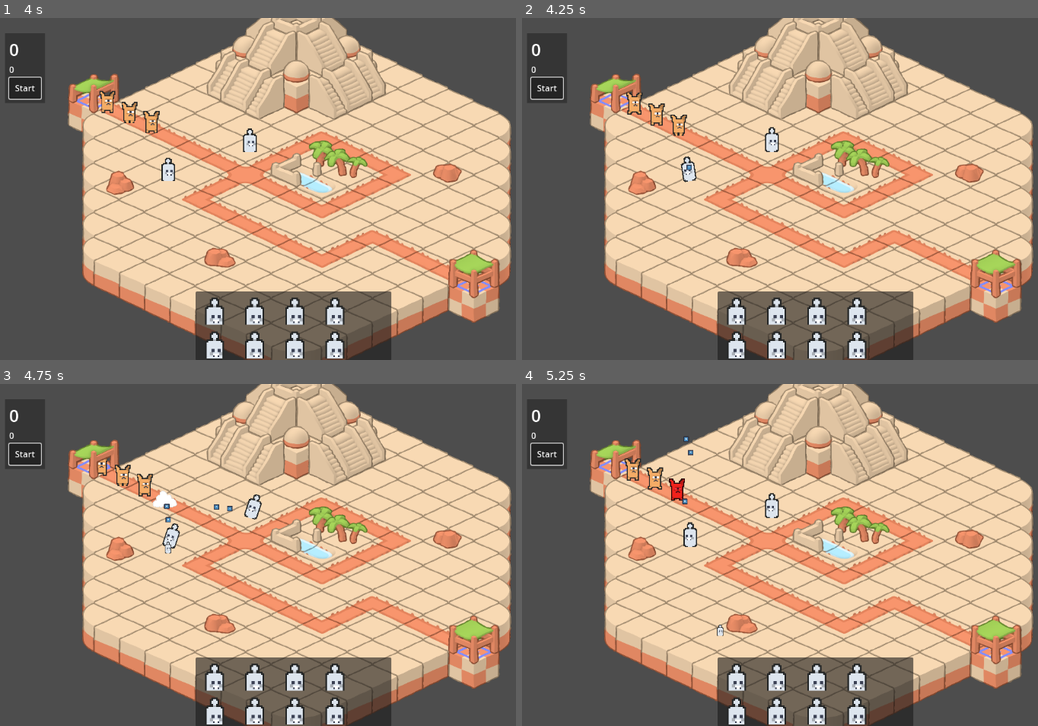
Above: before the commit, frames 1-4 (two rows, left to right).
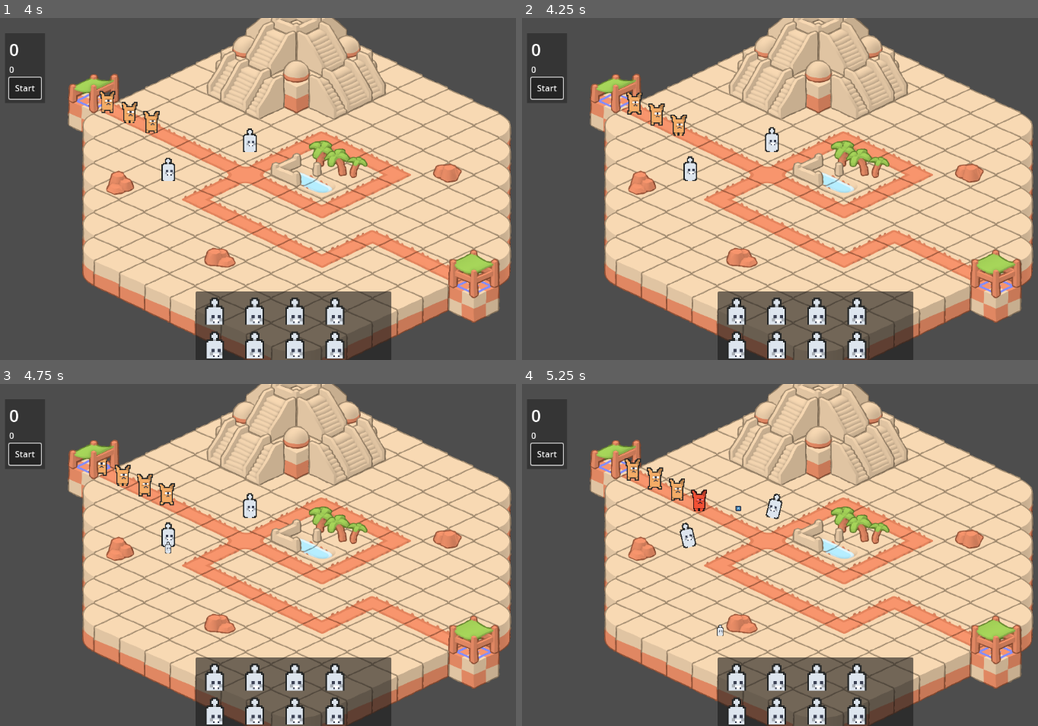
Above: after the commit, the same moments.

Repository: NJ140/brackeys-game-jam-2025.2
Game: Godot game, scene res://Levels/level.tscn
The game is run twice, just before and just after one commit, with the same random seed, the same clock (stepped at 60 frames per second) and the same inputs. The engine's default icon, where the game draws it, is replaced by a stand-in: a white triangle on a blue panel in a dark square.
Inputs (mouse positions are in pixels of both pictures, inside the frame that each line leads up to):
- Up to frame 1 (4 s): click "Start" at 0.5 s; click "Start" at 1.25 s; tap Enter (ui_accept) at 2 s; drag from (170, 171) to (113, 113) at 2.02 s; drag from (247, 141) to (129, 120) at 2.77 s; move the mouse to (294, 325) at 3.52 s; press the mouse at (294, 325) at 3.53 s; hold Right (ui_right) from 3.53 s (still down)
- Up to frame 2 (4.25 s): keep holding Right (ui_right)
- Up to frame 3 (4.75 s): release Right (ui_right) at 4.25 s; release the mouse at (294, 691) at 4.25 s; drag from (216, 674) to (170, 548) at 4.27 s
- Up to frame 4 (5.25 s): drag from (738, 708) to (687, 469) at 5.02 s

Frame 1 is identical in both runs. In frame 2, 0.1% of the frame differs, in the area x 30-34%, y 40-49%; in frame 3, 0.6%; in frame 4, 0.7%, in the area x 28-51%, y 15-49%.

Commit message:
Towers dropping

Diff:
--- a/Enemy/enemy.gd
+++ b/Enemy/enemy.gd
@@ -16,6 +16,7 @@
 @onready var attack_timer: Timer = %AttackTimer
 @onready var attack_range: Area2D = %AttackRange
 @onready var character_body: CharacterBody2D = $CharacterBody2D
+@onready var audio_stream_player: AudioStreamPlayer = %DamageSFX
 
 @export var max_health := 3
 @export var health:int= min(BASE_HEALTH,max_health)
@@ -71,6 +72,7 @@
 
 func take_damage(dmg:int):
 	health = max(health - dmg,0)
+	audio_stream_player.play()
 	if health <= 0:
 		EventBus.ENEMY.defeted.emit([self.unit_type,self.tags])
 		die()
--- a/Enemy/enemy.tscn
+++ b/Enemy/enemy.tscn
@@ -1,10 +1,11 @@
-[gd_scene load_steps=38 format=3 uid="uid://bf1c21jlowx3s"]
+[gd_scene load_steps=39 format=3 uid="uid://bf1c21jlowx3s"]
 
 [ext_resource type="Script" uid="uid://6uh2asruvlxv" path="res://Enemy/enemy.gd" id="1_7k104"]
 [ext_resource type="Script" uid="uid://da7krty4wyu42" path="res://Enemy/Enemy_body.gd" id="2_am0pq"]
 [ext_resource type="Texture2D" uid="uid://c8aa4qscrg6aj" path="res://Assets/3rd party/kenney_assets/characters/base_enemy_walk.png" id="2_px1sc"]
 [ext_resource type="Script" uid="uid://dumwnlgv7py7l" path="res://character_model.gd" id="3_eqilm"]
 [ext_resource type="Texture2D" uid="uid://co187hvt4w7st" path="res://Assets/3rd party/bdragon1727_particals/Free Smoke Fx  Pixel 07.png" id="5_m6jha"]
+[ext_resource type="AudioStream" uid="uid://dp55lgmv1fe2v" path="res://Julian/SFX/sfx_take_damage.mp3" id="6_m6jha"]
 
 [sub_resource type="CircleShape2D" id="CircleShape2D_px1sc"]
 radius = 75.0
@@ -398,6 +399,13 @@
 unique_name_in_owner = true
 autostart = true
 
+[node name="DamageSFX" type="AudioStreamPlayer" parent="."]
+unique_name_in_owner = true
+stream = ExtResource("6_m6jha")
+volume_db = -2.315
+pitch_scale = 0.64
+bus = &"SFX"
+
 [connection signal="on_damage" from="CharacterBody2D" to="." method="_on_character_body_2d_on_damage"]
 [connection signal="body_entered" from="CharacterBody2D/AttackRange" to="." method="_on_attack_range_body_entered"]
 [connection signal="timeout" from="CharacterBody2D/AttackTimer" to="." method="_on_attack_timer_timeout"]
--- /dev/null
+++ b/Julian/StreamPlayer.tscn
@@ -0,0 +1,9 @@
+[gd_scene load_steps=2 format=3 uid="uid://b87icyqquvp8n"]
+
+[ext_resource type="AudioStream" uid="uid://csbclaw1njlmr" path="res://Julian/jman_playlist.tres" id="1_bgaxy"]
+
+[node name="AudioStreamPlayer" type="AudioStreamPlayer"]
+stream = ExtResource("1_bgaxy")
+autoplay = true
+stream_paused = true
+bus = &"Music"
--- /dev/null
+++ b/Julian/jman_playlist.tres
@@ -0,0 +1,11 @@
+[gd_resource type="AudioStreamPlaylist" load_steps=4 format=3 uid="uid://csbclaw1njlmr"]
+
+[ext_resource type="AudioStream" uid="uid://5palfeu0n225" path="res://Julian/Music/theme_daytime_loop.mp3" id="1_krdyf"]
+[ext_resource type="AudioStream" uid="uid://cunldlhq85er0" path="res://Julian/Music/brackeys_game_jam_2025_song.mp3" id="2_ov7xj"]
+[ext_resource type="AudioStream" uid="uid://dcwedwx6agw3b" path="res://Julian/Music/theme_nighttime_loop.mp3" id="3_g8dp4"]
+
+[resource]
+stream_count = 3
+stream_0 = ExtResource("1_krdyf")
+stream_1 = ExtResource("2_ov7xj")
+stream_2 = ExtResource("3_g8dp4")
--- a/Kevin/pages/SkillNode.tscn
+++ b/Kevin/pages/SkillNode.tscn
@@ -1,6 +1,6 @@
 [gd_scene load_steps=2 format=3 uid="uid://dpqwcr6ja74bh"]
 
-[ext_resource type="Script" uid="uid://or0my45o4v0k" path="res://pages/SkillNode.gd" id="1_ekx2k"]
+[ext_resource type="Script" uid="uid://or0my45o4v0k" path="res://Kevin/pages/SkillNode.gd" id="1_ekx2k"]
 
 [node name="SkillNode" type="Button"]
 offset_right = 8.0
--- a/Kevin/pages/SkillsPage.tscn
+++ b/Kevin/pages/SkillsPage.tscn
@@ -1,6 +1,6 @@
 [gd_scene load_steps=2 format=3 uid="uid://bn11q3sklls0u"]
 
-[ext_resource type="Script" uid="uid://csm25bpdrhi4u" path="res://pages/SkillsPage.gd" id="1_uuq13"]
+[ext_resource type="Script" uid="uid://csm25bpdrhi4u" path="res://Kevin/pages/SkillsPage.gd" id="1_uuq13"]
 
 [node name="SkillsPage" type="Control"]
 layout_mode = 3
--- a/Levels/level.tscn
+++ b/Levels/level.tscn
@@ -6,10 +6,12 @@
 [ext_resource type="Texture2D" uid="uid://07u6jg45xofh" path="res://Assets/3rd party/kenney_assets/tiles/walls.png" id="4_ecu0b"]
 [ext_resource type="Texture2D" uid="uid://cyy0isfm61hkf" path="res://Assets/3rd party/kenney_assets/tiles/water_tiles.png" id="5_t2u7g"]
 [ext_resource type="Script" uid="uid://dhvfwm7eck47" path="res://Levels/enemy_path_2d.gd" id="6_8a2b0"]
+[ext_resource type="Script" uid="uid://b38oqgj30ajqf" path="res://Tower/towers.gd" id="6_eabcg"]
 [ext_resource type="PackedScene" uid="uid://c81rq7qh015ql" path="res://Tower/tower.tscn" id="6_ecu0b"]
 [ext_resource type="Script" uid="uid://xbuhhtucwj7f" path="res://Levels/enemy_path_manager.gd" id="6_t2u7g"]
 [ext_resource type="PackedScene" uid="uid://dtpji6lbouhvd" path="res://tower_flow_container.tscn" id="9_t2u7g"]
 [ext_resource type="Script" uid="uid://dcx4hmwt11xh3" path="res://Levels/stats.gd" id="10_vx8ih"]
+[ext_resource type="PackedScene" uid="uid://b87icyqquvp8n" path="res://Julian/StreamPlayer.tscn" id="11_ugh17"]
 
 [sub_resource type="CanvasItemMaterial" id="CanvasItemMaterial_uhyyw"]
 
@@ -573,6 +575,7 @@
 [node name="Towers" type="Node2D" parent="."]
 y_sort_enabled = true
 position = Vector2(89.4118, 91.7647)
+script = ExtResource("6_eabcg")
 
 [node name="Tower" parent="Towers" instance=ExtResource("6_ecu0b")]
 position = Vector2(299, 272)
@@ -652,4 +655,7 @@
 layout_mode = 2
 text = "Start"
 
+[node name="AudioStreamPlayer" parent="." instance=ExtResource("11_ugh17")]
+stream_paused = false
+
 [connection signal="pressed" from="HUD/Stats/MarginContainer/VBoxContainer/Button" to="HUD/Stats" method="_on_button_pressed"]
--- a/Tower/tower.gd
+++ b/Tower/tower.gd
@@ -8,15 +8,17 @@
 
 const EnemyLayerMask := 2
 const BASE_HEALTH := 20
-
 @onready var attack_timer: Timer = %AttackTimer
 @onready var model: CharacterModel= %Model
 @onready var attack_range : Area2D= %AttackRange
 @onready var projectile_point: Node2D = %Projectile_spawn
 @onready var range_visual: Panel = %RangeVisual
+@onready var shoot_sfx: AudioStreamPlayer = %ShootSFX
 
+static var tower_scene:=preload("res://Tower/tower.tscn")
 @export var base_projectile = preload("res://projectile.tscn")
 
+@export var type := Type.Ranger
 @export var projectile_speed := 300 #pixels/sec
 @export var disabled = false
 
@@ -51,6 +53,7 @@
 	var target_pos = get_target_pos()
 	if not base_projectile: return
 	create_projectile(target_pos)
+	shoot_sfx.play()
 	model.do_attack_animation()
 
 func create_projectile(target_pos):
@@ -108,6 +111,8 @@
 	if event.is_action_pressed("left_click"):
 		EventBus.UI.tower_selected.emit(self)
 		show_range()
+func set_data(data:TowerData):
+	type = data.type
 
 func add_power():
 	pass
@@ -120,6 +125,17 @@
 
 func sell_tower():
 	pass
+
+static func CREATE(data:TowerData):
+	var tower:Tower= tower_scene.instantiate()
+	tower.type = data.type
+	tower.health = data.health
+	tower.range = data.range
+	tower.damage = data.damage
+	tower.attack_time = data.attack_time
+	tower.projectile_speed = data.projectile_speed
+	tower.abilities = data.abilities
+	return tower
 
 class TowerData extends Resource:
 	@export var type:Tower.Type
@@ -141,6 +157,13 @@
 		self.projectile_speed = projectile_speed
 		self.abilities = abilities
 
+	static func GET_TOWER(type:Tower.Type):
+		match type:
+			Tower.Type.Ranger: return RANGER()
+			Tower.Type.Warrior: return WARRIOR()
+			Tower.Type.Mage: return MAGE()
+		return RANGER()
+
 	static func RANGER():
 		var new_tower_data = TowerData.new(Type.Ranger,3,15,200,1,1,300,[])
 		return new_tower_data
--- a/Tower/tower.tscn
+++ b/Tower/tower.tscn
@@ -1,9 +1,10 @@
-[gd_scene load_steps=21 format=3 uid="uid://c81rq7qh015ql"]
+[gd_scene load_steps=22 format=3 uid="uid://c81rq7qh015ql"]
 
 [ext_resource type="Script" uid="uid://8a5ehg638c4k" path="res://Tower/tower.gd" id="1_6pm6r"]
 [ext_resource type="Script" uid="uid://c0oaj5krg6rvu" path="res://Tower/range_visual_highlight.gd" id="2_e70sp"]
 [ext_resource type="Script" uid="uid://dumwnlgv7py7l" path="res://character_model.gd" id="2_okia5"]
 [ext_resource type="SpriteFrames" uid="uid://lg7gdum5r6cy" path="res://Tower/tower_sprite_frame.tres" id="3_okia5"]
+[ext_resource type="AudioStream" uid="uid://dp55lgmv1fe2v" path="res://Julian/SFX/sfx_take_damage.mp3" id="5_jnpw3"]
 
 [sub_resource type="CapsuleShape2D" id="CapsuleShape2D_6pm6r"]
 radius = 20.0
@@ -127,6 +128,7 @@
 
 [node name="Tower" type="CharacterBody2D"]
 script = ExtResource("1_6pm6r")
+attack_time = 1.0
 
 [node name="Pickable" type="Area2D" parent="."]
 z_index = 1
@@ -221,6 +223,12 @@
 
 [node name="NavigationAgent2D" type="NavigationAgent2D" parent="."]
 
+[node name="ShootSFX" type="AudioStreamPlayer" parent="."]
+unique_name_in_owner = true
+stream = ExtResource("5_jnpw3")
+volume_db = -11.032
+pitch_scale = 2.83
+
 [connection signal="input_event" from="Pickable" to="." method="_on_pickable_input_event"]
 [connection signal="body_entered" from="AttackRange" to="." method="_on_range_body_entered"]
 [connection signal="body_shape_exited" from="AttackRange" to="." method="_on_range_body_shape_exited"]
--- /dev/null
+++ b/Tower/towers.gd
@@ -0,0 +1,8 @@
+extends Node2D
+
+func _ready() -> void:
+	EventBus.TOWER.built.connect(add_tower)
+
+func add_tower(tower,pos):
+	add_child(tower)
+	tower.pos
--- a/default_bus_layout.tres
+++ b/default_bus_layout.tres
@@ -1,15 +1,16 @@
 [gd_resource type="AudioBusLayout" format=3 uid="uid://dra64mtgndu6i"]
 
 [resource]
+bus/0/volume_db = -19.6683
 bus/1/name = &"Music"
 bus/1/solo = false
 bus/1/mute = false
 bus/1/bypass_fx = false
-bus/1/volume_db = 0.0
+bus/1/volume_db = -17.0282
 bus/1/send = &"Master"
 bus/2/name = &"SFX"
 bus/2/solo = false
 bus/2/mute = false
 bus/2/bypass_fx = false
-bus/2/volume_db = 0.0
+bus/2/volume_db = -4.50411
 bus/2/send = &"Master"
--- a/event_bus.gd
+++ b/event_bus.gd
@@ -29,7 +29,7 @@
 
 ## Event intended for or emitted by Towers
 class _Tower:
-	pass
+	signal built(tower,pos)
 
 ## Event intended for or Emitted by the Player
 class _Player:
--- a/main.tscn
+++ b/main.tscn
@@ -1,7 +1,6 @@
-[gd_scene load_steps=8 format=3 uid="uid://b84b8iocicfyy"]
+[gd_scene load_steps=7 format=3 uid="uid://b84b8iocicfyy"]
 
 [ext_resource type="PackedScene" uid="uid://ujouc3dufrxe" path="res://Levels/level.tscn" id="1_ig7tw"]
-[ext_resource type="PackedScene" uid="uid://bhw5vbkjf8txr" path="res://Kevin/Hud.tscn" id="2_0xm2m"]
 
 [sub_resource type="Curve" id="Curve_h2yge"]
 _data = [Vector2(0, 0), 0.0, 0.0, 0, 0, Vector2(1, 1), 0.0, 0.0, 0, 0]
@@ -33,11 +32,8 @@
 [node name="Main" type="Node"]
 
 [node name="Level" parent="." instance=ExtResource("1_ig7tw")]
-position = Vector2(-28, 55)
+position = Vector2(114, 55)
 scale = Vector2(0.7, 0.7)
-
-[node name="Hud" parent="." instance=ExtResource("2_0xm2m")]
-z_index = 5
 
 [node name="WorldEnvironment" type="WorldEnvironment" parent="."]
 environment = SubResource("Environment_7mycd")
--- a/player.gd
+++ b/player.gd
@@ -1,9 +1,9 @@
 extends Node
 # the disembodied player character
-
+@export var tower_scene:=preload("res://Tower/tower.tscn")
 @export var health := 20
-@export var buiscuts:Dictionary[BiscutEconomy.Flavor,int] = {
-	BiscutEconomy.Flavor.Plain : 10,
+@export var biscuits:Dictionary[BiscuitEconomy.Flavor,int] = {
+	BiscuitEconomy.Flavor.Plain : 10,
 }
 @export var towers_avalable :Dictionary[Tower.Type,int]
 
@@ -17,7 +17,7 @@
 	EventBus.UI.request_power_up_tower.connect(power_up_tower)
 	EventBus.UI.request_level_up_tower.connect(level_up_tower)
 
-	EventBus.PLAYER.update_buiscut_count.emit(buiscuts)
+	EventBus.PLAYER.update_biscuit_count.emit(biscuits)
 
 func take_damage(strength):
 	EventBus.PLAYER.took_damage.emit(strength)
@@ -27,16 +27,26 @@
 
 func collect_biscuits(new_biscuits:Dictionary[BiscuitEconomy.Flavor,int]):
 	for flavor in new_biscuits.keys():
-		buiscuts.get_or_add(flavor,0)
-		buiscuts[flavor] += new_biscuits[flavor]
-	EventBus.PLAYER.update_buiscut_count.emit(buiscuts)
+		biscuits.get_or_add(flavor,0)
+		biscuits[flavor] += new_biscuits[flavor]
+	EventBus.PLAYER.update_biscuit_count.emit(biscuits)
 
-func build_tower(tower_data):
-	EventBus.PLAYER.update_buiscut_count.emit(buiscuts)
+func build_tower(tower_type:Tower.Type,position):
+	var data : Tower.TowerData = Tower.TowerData.GET_TOWER(tower_type)
+	if data.cost > biscuits[BiscuitEconomy.Flavor.Plain]:
+		EventBus.PLAYER.not_enogh_biscuits()
+		return
+	biscuits[BiscuitEconomy.Flavor.Plain] -= data.cost
+	var new_tower = Tower.CREATE(data)
+	EventBus.TOWER.built.emit(new_tower,position)
+
+
+
+	EventBus.PLAYER.update_buiscut_count.emit(biscuits)
 	pass
 
 func repair_tower(tower,amount):
-	EventBus.PLAYER.update_buiscut_count.emit(buiscuts)
+	EventBus.PLAYER.update_buiscut_count.emit(biscuits)
 	pass
 
 func power_up_tower(tower,flavor):
--- a/project.godot
+++ b/project.godot
@@ -24,6 +24,7 @@
 [file_customization]
 
 folder_colors={
+"res://Julian/": "red",
 "res://Kevin/": "purple",
 "res://kevin/": "orange"
 }
Not shown, added: Julian/Music/brackeys_game_jam_2025_song.mp3.import
Not shown, added: Julian/Music/theme_daytime_loop.mp3.import
Not shown, added: Julian/Music/theme_nighttime_loop.mp3.import
Not shown, added: Julian/SFX/sfx_incoming_wave.mp3.import
Not shown, added: Julian/SFX/sfx_menu_sound.mp3.import
Not shown, added: Julian/SFX/sfx_pickup_move.mp3.import
Not shown, added: Julian/SFX/sfx_put_place.mp3.import
Not shown, added: Julian/SFX/sfx_take_damage.mp3.import
Not shown: 1 places in Kevin/menu.tscn that only renumber resources
Not shown: 1 places in Levels/level.tscn that only renumber resources
Not shown, added: Tower/towers.gd.uid
Not shown, added: Julian/Music/brackeys_game_jam_2025_song.mp3
(and 7 more such lines)
